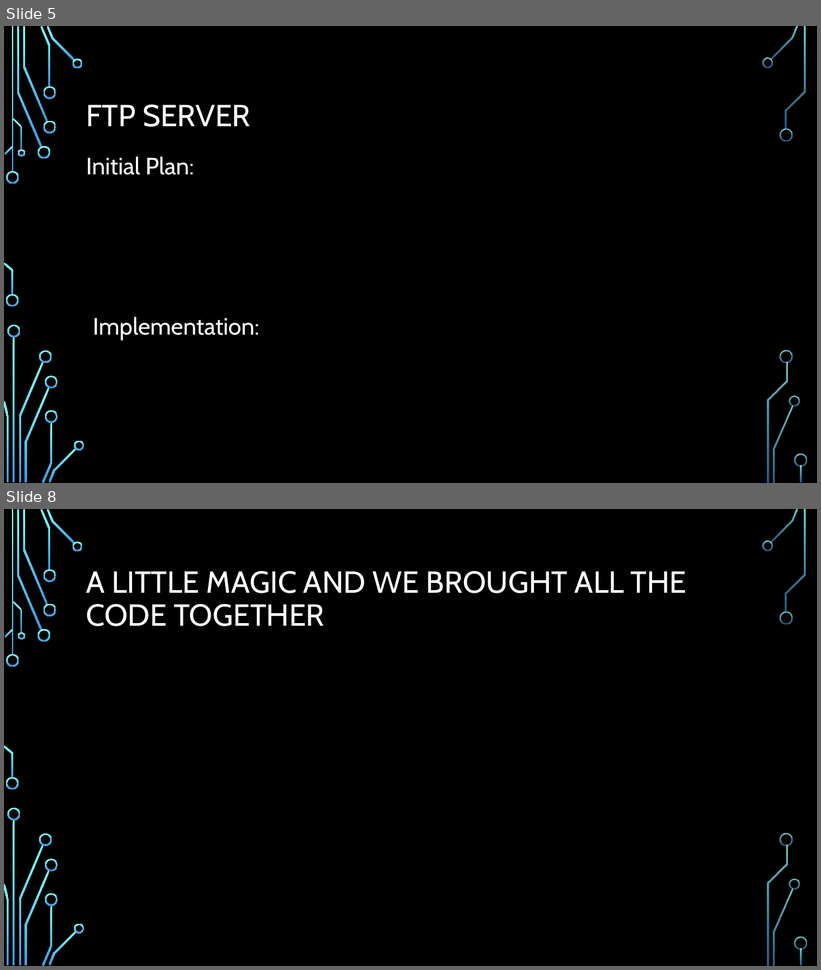
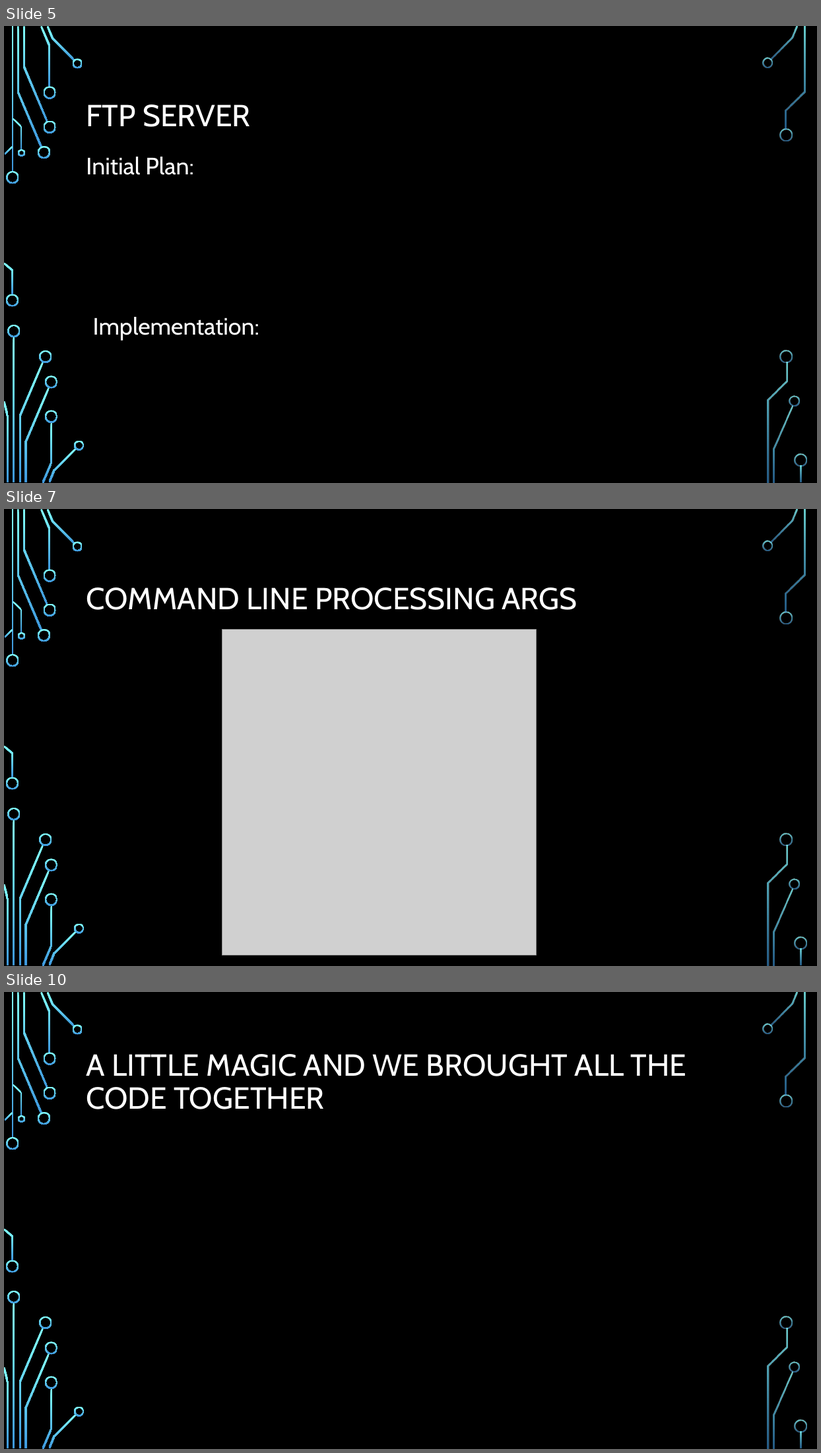
Before and after one commit to deepbluesea20003/project, a slide deck: Presentation.pptx. Shown one above the other, each under a label of ours: slides 5 and 8 before the commit, slides 5, 7 and 10 after it; the slides between them are not shown. The pictures are 821x970 and 821x1453 pixels, drawn with LibreOffice and Linux fonts; fonts in the diff are those of the drawing; grey boxes stand for pictures; background and template pictures are left out. Boxes give left, top, right and bottom in pixels: in the first picture for what was removed or moved away, otherwise in the second. Text is boxed around its words. In the diff, an @@ line names an element or a change of style, - is before the commit and + after.

```diff
--- a/Presentation.pptx
+++ b/Presentation.pptx
@@ slide 7 added at bbox=[4, 509, 817, 966], background picture (left out); not listed: 36 template elements that a slide beside it also shows @@
@@ title added at bbox=[86, 588, 578, 610], 36 pt, text #FFFFFF @@
+COMMAND LINE PROCESSING ARGS
@@ picture added at bbox=[222, 629, 536, 956] @@
@@ what was slide 8 is now slide 10 @@
```
Also in this commit, not shown: 3 slides changed, 1 other slide added, 5 other files.
